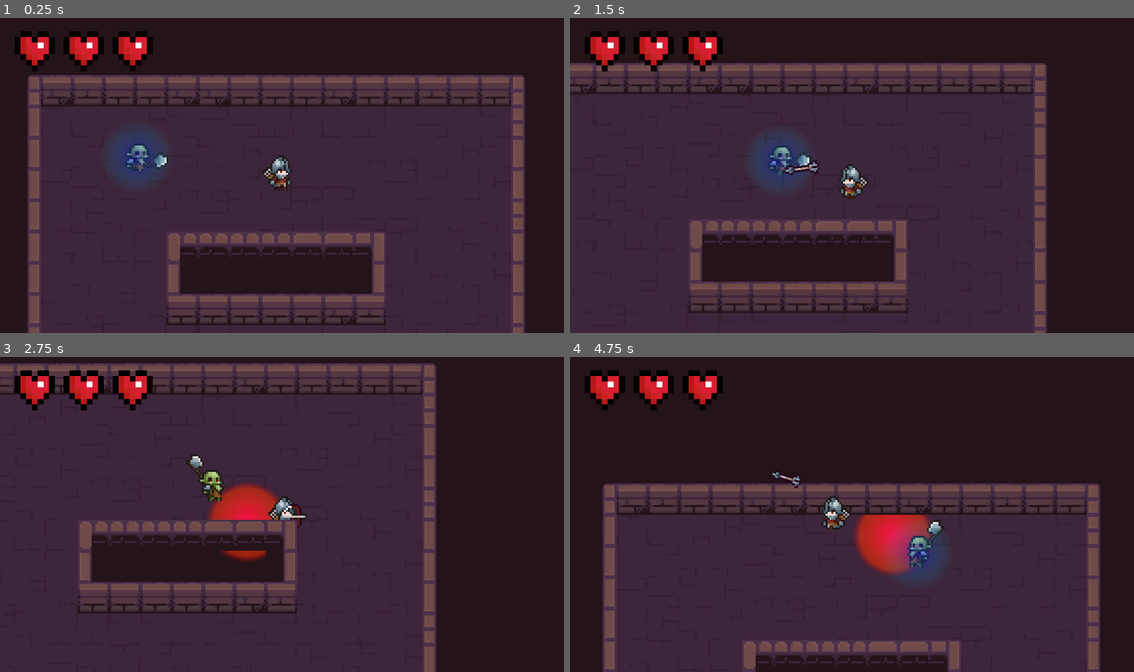
Above: before the commit, frames 1-4 (two rows, left to right).
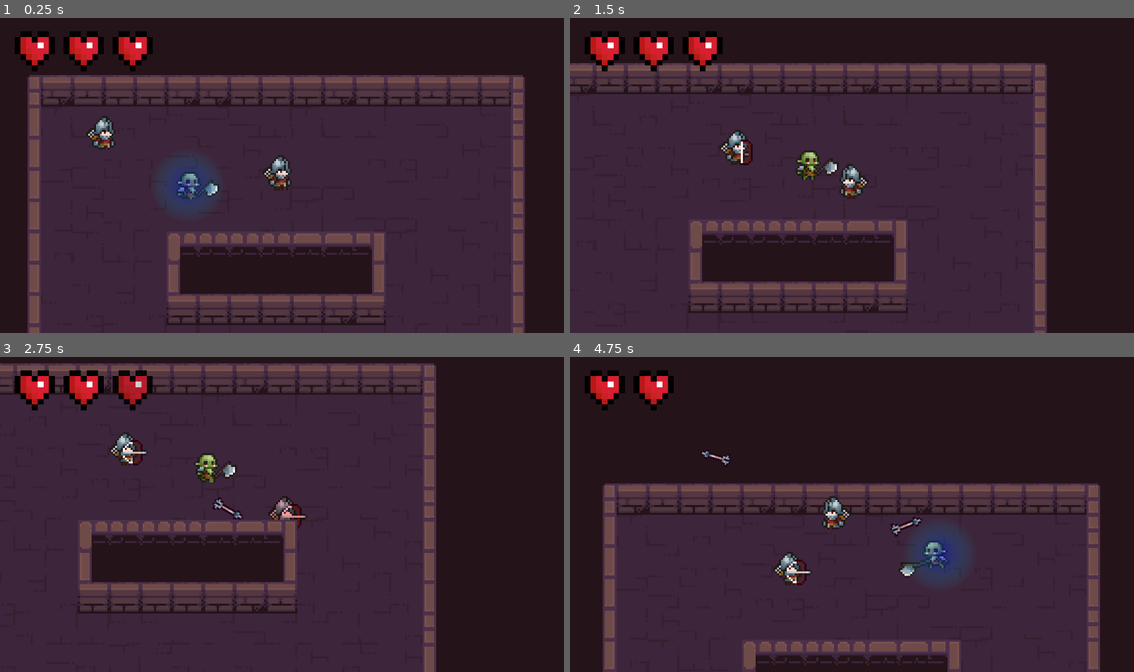
Above: after the commit, the same moments.

Repository: CatsAreCuteAndFast/knockback-topdown
Game: Godot game, scene res://scenes/levels/main_level.tscn
The game is run twice, just before and just after one commit, with the same random seed, the same clock (stepped at 60 frames per second) and the same inputs.
Inputs (mouse positions are in pixels of both pictures, inside the frame that each line leads up to):
- Up to frame 1 (0.25 s): no input
- Up to frame 2 (1.5 s): move the mouse to (976, 159) at 0.52 s; press the mouse at (976, 159) at 0.53 s; hold D (right) 0.53-1.28 s; move the mouse to (739, 191) at 1.27 s; release the mouse at (739, 191) at 1.28 s; hold S (down) from 1.28 s (still down); click (739, 191) at 1.35 s
- Up to frame 3 (2.75 s): move the mouse to (338, 445) at 2.02 s; release S (down) at 2.03 s; press the mouse at (338, 445) at 2.03 s; hold D (right) from 2.03 s (still down)
- Up to frame 4 (4.75 s): move the mouse to (823, 577) at 2.77 s; release D (right) at 2.78 s; release the mouse at (823, 577) at 2.78 s; hold W (up) 2.78-3.53 s; click (823, 577) at 2.85 s; move the mouse to (1021, 561) at 3.52 s; press the mouse at (1021, 561) at 3.53 s; hold A (left) from 3.53 s (still down); move the mouse to (682, 467) at 4.27 s; release the mouse at (682, 467) at 4.28 s; click (682, 467) at 4.35 s

The runs differ from the first frame. In frame 1, 2.7% of the frame differs, in the area x 15-39%, y 31-62%; in frame 2, 1.9%; in frame 3, 2.8%; in frame 4, 4.1%, in the area x 20-71%, y 4-73%.

Commit message:
Added ranged enemy

Diff:
--- a/scenes/levels/main_level.tscn
+++ b/scenes/levels/main_level.tscn
@@ -1,8 +1,9 @@
-[gd_scene load_steps=4 format=4 uid="uid://bajd306dpxqhv"]
+[gd_scene load_steps=5 format=4 uid="uid://bajd306dpxqhv"]
 
 [ext_resource type="TileSet" uid="uid://bqr1tm8yw2p4" path="res://tilesets/dungeon_tileset.tres" id="1_p5brc"]
 [ext_resource type="PackedScene" uid="uid://bakfqh1scbfls" path="res://scenes/player.tscn" id="2_xiv20"]
 [ext_resource type="PackedScene" uid="uid://ixitvd27i13b" path="res://scenes/melee_enemy.tscn" id="3_7k03i"]
+[ext_resource type="PackedScene" uid="uid://d0wnskapewb22" path="res://scenes/ranged_enemy.tscn" id="3_gfaa5"]
 
 [node name="MainLevel" type="Node2D"]
 y_sort_enabled = true
@@ -26,5 +27,8 @@
 
 [node name="Enemies" type="Node" parent="."]
 
-[node name="MeleeEnemy" parent="Enemies" instance=ExtResource("3_7k03i")]
-position = Vector2(60, 0)
+[node name="RangedEnemy" parent="." instance=ExtResource("3_gfaa5")]
+position = Vector2(44, -13)
+
+[node name="MeleeEnemy" parent="." instance=ExtResource("3_7k03i")]
+position = Vector2(86, 16)
--- a/scenes/melee_enemy.tscn
+++ b/scenes/melee_enemy.tscn
@@ -1,7 +1,7 @@
 [gd_scene load_steps=54 format=3 uid="uid://ixitvd27i13b"]
 
 [ext_resource type="Texture2D" uid="uid://ctfkcrd6lryrp" path="res://assets/sprites/characters/Orc/Orc/Orc-Idle.png" id="1_4tke4"]
-[ext_resource type="Script" path="res://scripts/melee_enemy.gd" id="1_r8s47"]
+[ext_resource type="Script" path="res://scripts/enemy.gd" id="1_r8s47"]
 [ext_resource type="Texture2D" uid="uid://chaw1nxwnqrnv" path="res://assets/sprites/characters/Orc/Orc/Orc-Attack01.png" id="2_hplfa"]
 [ext_resource type="Texture2D" uid="uid://8qbcn1yg8ghw" path="res://assets/sprites/characters/Orc/Orc/Orc-Death.png" id="3_5aj7f"]
 [ext_resource type="Script" path="res://scripts/states/state_machine.gd" id="3_rk7a8"]
@@ -310,7 +310,7 @@
 [node name="AnimatedSprite2D" type="AnimatedSprite2D" parent="."]
 position = Vector2(0, -7)
 sprite_frames = SubResource("SpriteFrames_oxhh7")
-animation = &"attack"
+animation = &"death"
 autoplay = "idle"
 
 [node name="CollisionShape2D" type="CollisionShape2D" parent="."]
--- a/scenes/player.tscn
+++ b/scenes/player.tscn
@@ -293,6 +293,7 @@
 marker = NodePath("../../Marker2D")
 arrow = ExtResource("13_0rxdf")
 _target_player = false
+maximum_range = 160
 animated_sprite = NodePath("../../AnimatedSprite2D")
 
 [node name="Marker2D" type="Marker2D" parent="."]
--- /dev/null
+++ b/scenes/ranged_enemy.tscn
@@ -0,0 +1,372 @@
+[gd_scene load_steps=52 format=3 uid="uid://d0wnskapewb22"]
+
+[ext_resource type="Texture2D" uid="uid://cfay82e6dxpcq" path="res://assets/sprites/characters/Soldier/Soldier/Soldier-Death.png" id="1_2uafw"]
+[ext_resource type="Script" path="res://scripts/enemy.gd" id="1_sfdkj"]
+[ext_resource type="Texture2D" uid="uid://5381e566d60k" path="res://assets/sprites/characters/Soldier/Soldier/Soldier-Idle.png" id="2_pgfq8"]
+[ext_resource type="Texture2D" uid="uid://cfw8n3wsyl7kk" path="res://assets/sprites/characters/Soldier/Soldier/Soldier-Attack03.png" id="3_foxi3"]
+[ext_resource type="Texture2D" uid="uid://p6hgw4p2j03e" path="res://assets/sprites/characters/Soldier/Soldier/Soldier-Walk.png" id="4_ikmsn"]
+[ext_resource type="Script" path="res://scripts/states/state_machine.gd" id="5_cut8t"]
+[ext_resource type="Script" path="res://scripts/states/wander.gd" id="6_cln3i"]
+[ext_resource type="Script" path="res://scripts/states/follow.gd" id="7_0h81d"]
+[ext_resource type="PackedScene" uid="uid://d1g84itw7cing" path="res://scenes/killzone.tscn" id="9_s0onv"]
+[ext_resource type="Script" path="res://scripts/states/death.gd" id="10_6v6um"]
+[ext_resource type="Script" path="res://scripts/states/enemy_bow_attack.gd" id="10_gkfwk"]
+[ext_resource type="PackedScene" uid="uid://5k86ltesxpd2" path="res://scenes/health.tscn" id="11_m7f1o"]
+[ext_resource type="PackedScene" uid="uid://dawvk43i148p3" path="res://scenes/arrow.tscn" id="11_x48cx"]
+
+[sub_resource type="AtlasTexture" id="AtlasTexture_pknpq"]
+atlas = ExtResource("1_2uafw")
+region = Rect2(100, 0, 100, 100)
+
+[sub_resource type="AtlasTexture" id="AtlasTexture_lyeq4"]
+atlas = ExtResource("1_2uafw")
+region = Rect2(0, 0, 100, 100)
+
+[sub_resource type="AtlasTexture" id="AtlasTexture_yt104"]
+atlas = ExtResource("1_2uafw")
+region = Rect2(200, 0, 100, 100)
+
+[sub_resource type="AtlasTexture" id="AtlasTexture_ehga5"]
+atlas = ExtResource("1_2uafw")
+region = Rect2(300, 0, 100, 100)
+
+[sub_resource type="AtlasTexture" id="AtlasTexture_50d82"]
+atlas = ExtResource("2_pgfq8")
+region = Rect2(0, 0, 100, 100)
+
+[sub_resource type="AtlasTexture" id="AtlasTexture_qgim3"]
+atlas = ExtResource("2_pgfq8")
+region = Rect2(100, 0, 100, 100)
+
+[sub_resource type="AtlasTexture" id="AtlasTexture_6w0du"]
+atlas = ExtResource("2_pgfq8")
+region = Rect2(200, 0, 100, 100)
+
+[sub_resource type="AtlasTexture" id="AtlasTexture_1nkfh"]
+atlas = ExtResource("2_pgfq8")
+region = Rect2(300, 0, 100, 100)
+
+[sub_resource type="AtlasTexture" id="AtlasTexture_t4d7y"]
+atlas = ExtResource("2_pgfq8")
+region = Rect2(400, 0, 100, 100)
+
+[sub_resource type="AtlasTexture" id="AtlasTexture_h84fn"]
+atlas = ExtResource("2_pgfq8")
+region = Rect2(500, 0, 100, 100)
+
+[sub_resource type="AtlasTexture" id="AtlasTexture_p5ulr"]
+atlas = ExtResource("3_foxi3")
+region = Rect2(0, 0, 100, 100)
+
+[sub_resource type="AtlasTexture" id="AtlasTexture_c1a2t"]
+atlas = ExtResource("3_foxi3")
+region = Rect2(100, 0, 100, 100)
+
+[sub_resource type="AtlasTexture" id="AtlasTexture_vrgtr"]
+atlas = ExtResource("3_foxi3")
+region = Rect2(200, 0, 100, 100)
+
+[sub_resource type="AtlasTexture" id="AtlasTexture_6l8lr"]
+atlas = ExtResource("3_foxi3")
+region = Rect2(300, 0, 100, 100)
+
+[sub_resource type="AtlasTexture" id="AtlasTexture_wsh4b"]
+atlas = ExtResource("3_foxi3")
+region = Rect2(400, 0, 100, 100)
+
+[sub_resource type="AtlasTexture" id="AtlasTexture_4y2dn"]
+atlas = ExtResource("3_foxi3")
+region = Rect2(500, 0, 100, 100)
+
+[sub_resource type="AtlasTexture" id="AtlasTexture_bhx6k"]
+atlas = ExtResource("3_foxi3")
+region = Rect2(600, 0, 100, 100)
+
+[sub_resource type="AtlasTexture" id="AtlasTexture_bnq0x"]
+atlas = ExtResource("3_foxi3")
+region = Rect2(700, 0, 100, 100)
+
+[sub_resource type="AtlasTexture" id="AtlasTexture_o0ald"]
+atlas = ExtResource("3_foxi3")
+region = Rect2(800, 0, 100, 100)
+
+[sub_resource type="AtlasTexture" id="AtlasTexture_5hrda"]
+atlas = ExtResource("4_ikmsn")
+region = Rect2(0, 0, 100, 100)
+
+[sub_resource type="AtlasTexture" id="AtlasTexture_rp6u0"]
+atlas = ExtResource("4_ikmsn")
+region = Rect2(100, 0, 100, 100)
+
+[sub_resource type="AtlasTexture" id="AtlasTexture_cnixo"]
+atlas = ExtResource("4_ikmsn")
+region = Rect2(200, 0, 100, 100)
+
+[sub_resource type="AtlasTexture" id="AtlasTexture_rg4ub"]
+atlas = ExtResource("4_ikmsn")
+region = Rect2(300, 0, 100, 100)
+
+[sub_resource type="AtlasTexture" id="AtlasTexture_cniix"]
+atlas = ExtResource("4_ikmsn")
+region = Rect2(400, 0, 100, 100)
+
+[sub_resource type="AtlasTexture" id="AtlasTexture_act61"]
+atlas = ExtResource("4_ikmsn")
+region = Rect2(500, 0, 100, 100)
+
+[sub_resource type="AtlasTexture" id="AtlasTexture_k0bj6"]
+atlas = ExtResource("4_ikmsn")
+region = Rect2(600, 0, 100, 100)
+
+[sub_resource type="AtlasTexture" id="AtlasTexture_hd4ds"]
+atlas = ExtResource("4_ikmsn")
+region = Rect2(700, 0, 100, 100)
+
+[sub_resource type="AtlasTexture" id="AtlasTexture_4bgfn"]
+atlas = ExtResource("4_ikmsn")
+region = Rect2(0, 0, 100, 100)
+
+[sub_resource type="AtlasTexture" id="AtlasTexture_wybjq"]
+atlas = ExtResource("4_ikmsn")
+region = Rect2(100, 0, 100, 100)
+
+[sub_resource type="AtlasTexture" id="AtlasTexture_ve84x"]
+atlas = ExtResource("4_ikmsn")
+region = Rect2(200, 0, 100, 100)
+
+[sub_resource type="AtlasTexture" id="AtlasTexture_oty4b"]
+atlas = ExtResource("4_ikmsn")
+region = Rect2(300, 0, 100, 100)
+
+[sub_resource type="AtlasTexture" id="AtlasTexture_ad4m2"]
+atlas = ExtResource("4_ikmsn")
+region = Rect2(400, 0, 100, 100)
+
+[sub_resource type="AtlasTexture" id="AtlasTexture_uihaj"]
+atlas = ExtResource("4_ikmsn")
+region = Rect2(500, 0, 100, 100)
+
+[sub_resource type="AtlasTexture" id="AtlasTexture_ojdhn"]
+atlas = ExtResource("4_ikmsn")
+region = Rect2(600, 0, 100, 100)
+
+[sub_resource type="AtlasTexture" id="AtlasTexture_wu8vm"]
+atlas = ExtResource("4_ikmsn")
+region = Rect2(700, 0, 100, 100)
+
+[sub_resource type="SpriteFrames" id="SpriteFrames_wbkk3"]
+animations = [{
+"frames": [{
+"duration": 1.0,
+"texture": SubResource("AtlasTexture_pknpq")
+}, {
+"duration": 1.0,
+"texture": SubResource("AtlasTexture_lyeq4")
+}, {
+"duration": 1.0,
+"texture": SubResource("AtlasTexture_yt104")
+}, {
+"duration": 10.0,
+"texture": SubResource("AtlasTexture_ehga5")
+}],
+"loop": false,
+"name": &"death",
+"speed": 10.0
+}, {
+"frames": [{
+"duration": 1.0,
+"texture": SubResource("AtlasTexture_50d82")
+}, {
+"duration": 1.0,
+"texture": SubResource("AtlasTexture_qgim3")
+}, {
+"duration": 1.0,
+"texture": SubResource("AtlasTexture_6w0du")
+}, {
+"duration": 1.0,
+"texture": SubResource("AtlasTexture_1nkfh")
+}, {
+"duration": 1.0,
+"texture": SubResource("AtlasTexture_t4d7y")
+}, {
+"duration": 1.0,
+"texture": SubResource("AtlasTexture_h84fn")
+}],
+"loop": true,
+"name": &"idle",
+"speed": 7.0
+}, {
+"frames": [{
+"duration": 1.0,
+"texture": SubResource("AtlasTexture_p5ulr")
+}, {
+"duration": 1.0,
+"texture": SubResource("AtlasTexture_c1a2t")
+}, {
+"duration": 1.0,
+"texture": SubResource("AtlasTexture_vrgtr")
+}, {
+"duration": 1.0,
+"texture": SubResource("AtlasTexture_6l8lr")
+}, {
+"duration": 1.0,
+"texture": SubResource("AtlasTexture_wsh4b")
+}, {
+"duration": 1.0,
+"texture": SubResource("AtlasTexture_4y2dn")
+}, {
+"duration": 1.0,
+"texture": SubResource("AtlasTexture_bhx6k")
+}],
+"loop": false,
+"name": &"load",
+"speed": 10.0
+}, {
+"frames": [{
+"duration": 1.0,
+"texture": SubResource("AtlasTexture_bnq0x")
+}, {
+"duration": 1.0,
+"texture": SubResource("AtlasTexture_o0ald")
+}],
+"loop": false,
+"name": &"release",
+"speed": 10.0
+}, {
+"frames": [{
+"duration": 1.0,
+"texture": SubResource("AtlasTexture_5hrda")
+}, {
+"duration": 1.0,
+"texture": SubResource("AtlasTexture_rp6u0")
+}, {
+"duration": 1.0,
+"texture": SubResource("AtlasTexture_cnixo")
+}, {
+"duration": 1.0,
+"texture": SubResource("AtlasTexture_rg4ub")
+}, {
+"duration": 1.0,
+"texture": SubResource("AtlasTexture_cniix")
+}, {
+"duration": 1.0,
+"texture": SubResource("AtlasTexture_act61")
+}, {
+"duration": 1.0,
+"texture": SubResource("AtlasTexture_k0bj6")
+}, {
+"duration": 1.0,
+"texture": SubResource("AtlasTexture_hd4ds")
+}],
+"loop": true,
+"name": &"run",
+"speed": 12.0
+}, {
+"frames": [{
+"duration": 1.0,
+"texture": SubResource("AtlasTexture_4bgfn")
+}, {
+"duration": 1.0,
+"texture": SubResource("AtlasTexture_wybjq")
+}, {
+"duration": 1.0,
+"texture": SubResource("AtlasTexture_ve84x")
+}, {
+"duration": 1.0,
+"texture": SubResource("AtlasTexture_oty4b")
+}, {
+"duration": 1.0,
+"texture": SubResource("AtlasTexture_ad4m2")
+}, {
+"duration": 1.0,
+"texture": SubResource("AtlasTexture_uihaj")
+}, {
+"duration": 1.0,
+"texture": SubResource("AtlasTexture_ojdhn")
+}, {
+"duration": 1.0,
+"texture": SubResource("AtlasTexture_wu8vm")
+}],
+"loop": true,
+"name": &"walk",
+"speed": 5.0
+}]
+
+[sub_resource type="CircleShape2D" id="CircleShape2D_ggj7t"]
+radius = 7.0
+
+[sub_resource type="CircleShape2D" id="CircleShape2D_n06si"]
+radius = 1.0
+
+[node name="RangedEnemy" type="CharacterBody2D"]
+z_index = 5
+collision_layer = 3
+motion_mode = 1
+wall_min_slide_angle = 0.0
+script = ExtResource("1_sfdkj")
+
+[node name="AnimatedSprite2D" type="AnimatedSprite2D" parent="."]
+position = Vector2(0, -7)
+sprite_frames = SubResource("SpriteFrames_wbkk3")
+animation = &"death"
+autoplay = "idle"
+
+[node name="CollisionShape2D" type="CollisionShape2D" parent="."]
+position = Vector2(0, -9)
+shape = SubResource("CircleShape2D_ggj7t")
+
+[node name="StateMachine" type="Node" parent="." node_paths=PackedStringArray("initial_state")]
+script = ExtResource("5_cut8t")
+initial_state = NodePath("Follow")
+
+[node name="Wander" type="Node" parent="StateMachine" node_paths=PackedStringArray("animated_sprite", "enemy")]
+script = ExtResource("6_cln3i")
+animated_sprite = NodePath("../../AnimatedSprite2D")
+enemy = NodePath("../..")
+detection_radius = 120.0
+
+[node name="Follow" type="Node" parent="StateMachine" node_paths=PackedStringArray("animated_sprite", "enemy", "navigation_agent")]
+script = ExtResource("7_0h81d")
+animated_sprite = NodePath("../../AnimatedSprite2D")
+enemy = NodePath("../..")
+navigation_agent = NodePath("../../NavigationAgent2D")
+detection_radius = 120.0
+attack_radius = 60.0
+
+[node name="Timer" type="Timer" parent="StateMachine/Follow"]
+wait_time = 0.1
+autostart = true
+
+[node name="Death" type="Node" parent="StateMachine" node_paths=PackedStringArray("parent_node", "animated_sprite")]
+script = ExtResource("10_6v6um")
+parent_node = NodePath("../..")
+animated_sprite = NodePath("../../AnimatedSprite2D")
+
+[node name="Attack" type="Node" parent="StateMachine" node_paths=PackedStringArray("enemy", "animated_sprite", "marker")]
+script = ExtResource("10_gkfwk")
+range = 120
+time_to_reach_max = 1.0
+wait_after_shot = 1.0
+attack_cancel_radius = 120
+enemy = NodePath("../..")
+animated_sprite = NodePath("../../AnimatedSprite2D")
+marker = NodePath("../../Marker2D")
+arrow = ExtResource("11_x48cx")
+
+[node name="NavigationAgent2D" type="NavigationAgent2D" parent="."]
+radius = 134.0
+
+[node name="Killzone" parent="." instance=ExtResource("9_s0onv")]
+position = Vector2(1, -7)
+
+[node name="CollisionShape2D" type="CollisionShape2D" parent="Killzone"]
+shape = SubResource("CircleShape2D_n06si")
+
+[node name="Health" parent="." instance=ExtResource("11_m7f1o")]
+
+[node name="Marker2D" type="Marker2D" parent="."]
+position = Vector2(0, -8)
+rotation = -1.57079
+
+[connection signal="timeout" from="StateMachine/Follow/Timer" to="StateMachine/Follow" method="_on_timer_timeout"]
+[connection signal="on_death" from="Health" to="." method="_on_health_on_death"]
--- /dev/null
+++ b/scripts/states/enemy_bow_attack.gd
@@ -0,0 +1,65 @@
+extends State
+class_name EnemyBowAttack
+
+@export var range = 100
+@export var time_to_reach_max = 0.8
+@export var wait_after_shot = 0.5
+@export var attack_cancel_radius = 80
+@export var enemy : CharacterBody2D
+@export var animated_sprite : AnimatedSprite2D
+@export var marker : Marker2D
+@export var arrow : PackedScene
+
+var current_time : float
+var _shot_fired = false
+var running = true
+var player: Node2D
+
+func _ready() -> void:
+	set_process_priority(-100)
+
+func _on_shot_fired():
+	await get_tree().create_timer(wait_after_shot).timeout
+	current_time = 0
+	_shot_fired = false
+	if running:
+		animated_sprite.play("load")
+
+func Enter():
+	player = get_tree().get_first_node_in_group("player")
+	animated_sprite.play("load")
+	running = true
+
+func Update(delta):
+	var distance_to_player = enemy.global_position.distance_to(player.global_position)
+	if distance_to_player > attack_cancel_radius:
+		Transitioned.emit(self, "follow")
+	if player.global_position.x - animated_sprite.global_position.x > 0:
+		animated_sprite.flip_h = false
+	else:
+		animated_sprite.flip_h = true
+	marker.look_at(player.global_position)
+	current_time += delta
+	current_time = min(current_time, time_to_reach_max)
+	current_time /= time_to_reach_max
+	if current_time == 1:
+		Fire()
+
+
+func Fire():
+	if not _shot_fired:
+		_shot_fired = true
+		_on_shot_fired()
+		var arrow_instance = arrow.instantiate()
+		arrow_instance.rotation = marker.rotation
+		arrow_instance.global_position = marker.global_position
+		var original_range = arrow_instance.range
+		arrow_instance.range = range
+		arrow_instance.speed *= arrow_instance.range / original_range
+		add_child(arrow_instance)
+		var killzone = arrow_instance.get_node("Killzone")
+		killzone._target_only_player = true
+
+func Exit():
+	current_time = 0
+	running = false
Not shown: 2 places in scenes/melee_enemy.tscn that only renumber resources
Renamed: scripts/melee_enemy.gd -> scripts/enemy.gd
